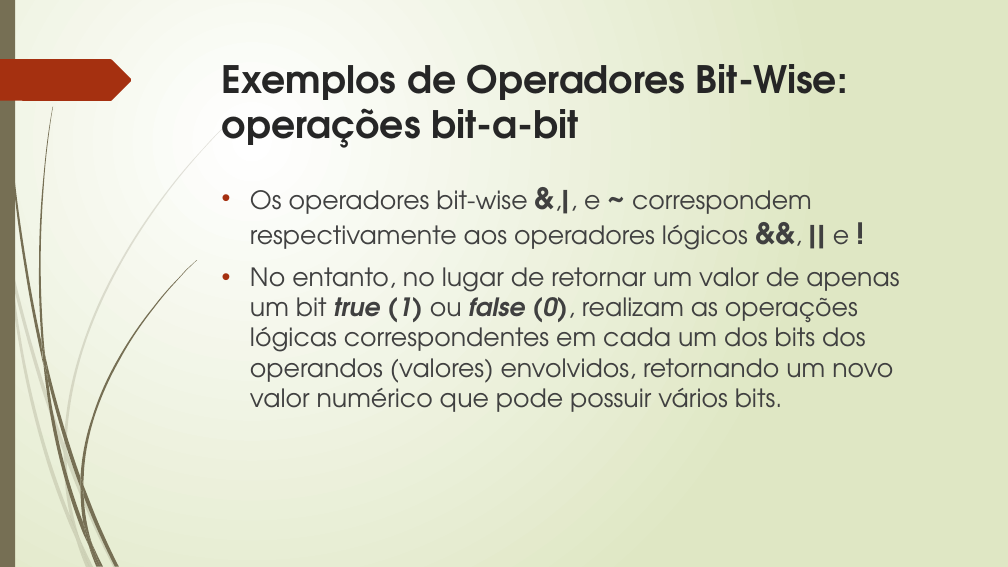
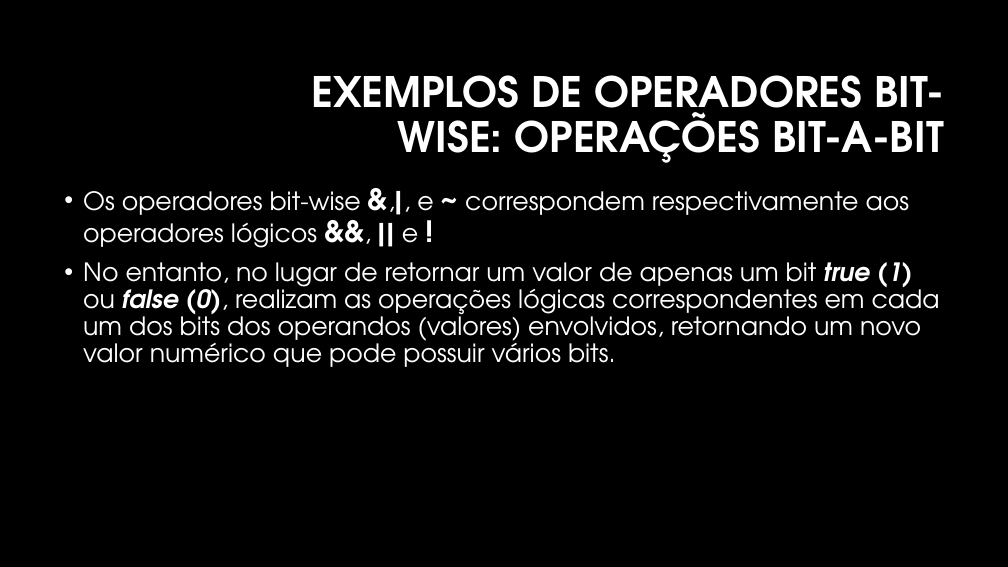
Before and after one commit to manoelcampos/sistemas-distribuidos, a slide deck: slide 4 of projects/03-non-blocking-chat-socketchannel-nio2/chat-non-blocking.pptx. Drawn at 1008x567 pixels with LibreOffice and Linux fonts; fonts in the diff are those of the drawing; background and template pictures are left out. Boxes give left, top, right and bottom in pixels: in the first picture for what was removed or moved away, otherwise in the second. Text is boxed around its words. In the diff, an @@ line names an element or a change of style, - is before the commit and + after.

```diff
--- a/projects/03-non-blocking-chat-socketchannel-nio2/chat-non-blocking.pptx
+++ b/projects/03-non-blocking-chat-socketchannel-nio2/chat-non-blocking.pptx
@@ background gradient #FFFFFF to #DFE8C4 to #000000 @@
@@ rectangle removed at (x1=0, y1=0, x2=15, y2=567) @@
@@ freeform shape removed at (x1=0, y1=59, x2=132, y2=101) @@
@@ title "EXEMPLOS DE OPERADORES BIT-WISE: OPERAÇÕES ..." at (x1=311, y1=75, x2=944, y2=163): vertical alignment top to middle @@
@@ title at (x1=311, y1=75, x2=944, y2=163): text changed; size 36 to 40 pt; text colour #262626 to #FFFFFF @@
-Exemplos de Operadores Bit-Wise: operações bit-a-bit
+EXEMPLOS DE OPERADORES BIT-WISE: OPERAÇÕES BIT-A-BIT
@@ text "Os operadores bit-wise &,|, e ..." moved from (x1=250, y1=190, x2=899, y2=412) to (x1=83, y1=191, x2=940, y2=367) @@
@@ text "Os operadores bit-wise &,|, e ..." at (x1=83, y1=191, x2=940, y2=367): text colour #404040 to #FFFFFF; indent changed; line spacing 1 to 0.9 @@
@@ group removed at (x1=0, y1=116, x2=236, y2=567): 10 freeform shapes @@
@@ group removed at (x1=2, y1=0, x2=197, y2=567): 12 freeform shapes @@
```
Also in this commit, not shown: 14 other slides changed, 2 other files.
